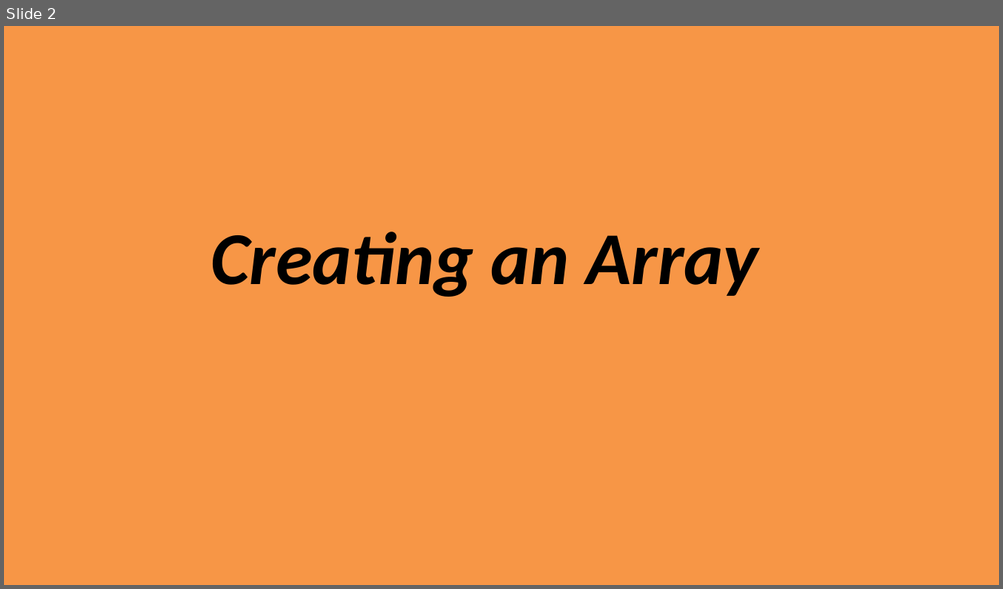
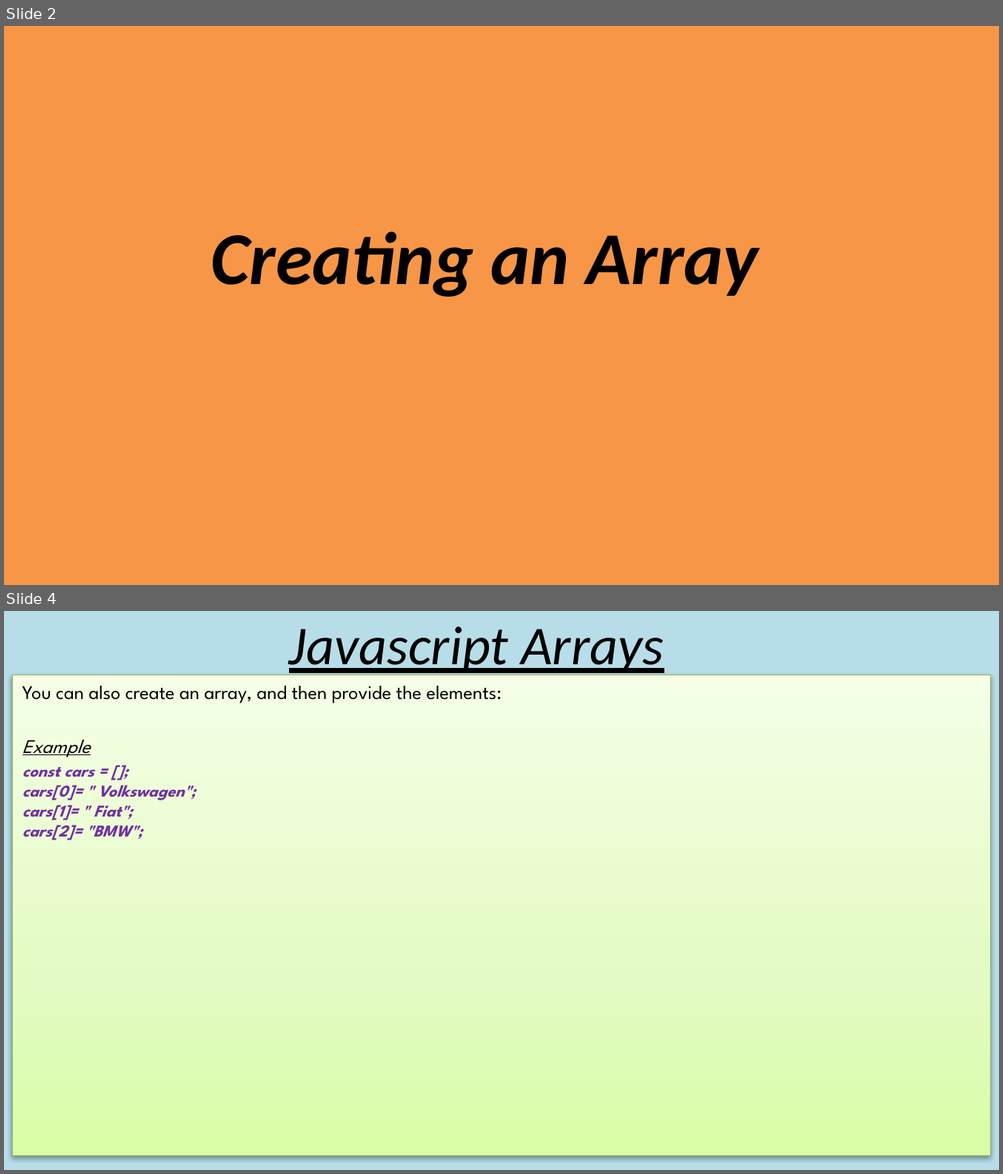
Before and after one commit to triple93r/Javascript_Arrays, a slide deck: JavascriptArrays.pptx. Shown one above the other, each under a label of ours: slide 2 before the commit, slides 2 and 4 after it; the slides between them are not shown. The pictures are 1003x589 and 1003x1174 pixels, drawn with LibreOffice and Linux fonts; fonts in the diff are those of the drawing. Boxes give left, top, right and bottom in pixels: in the first picture for what was removed or moved away, otherwise in the second. Text is boxed around its words. In the diff, an @@ line names an element or a change of style, - is before the commit and + after.

```diff
--- a/JavascriptArrays.pptx
+++ b/JavascriptArrays.pptx
@@ slide 4 added at [4,611,999,1170], background #B7DEE8 @@
@@ title added at [289,627,663,678], 39.6 pt, text #000000, italic, underline @@
+Javascript Arrays
@@ subtitle added at [12,675,990,1156], fill gradient #DAFDA7 to #E4FCC2 to #F5FFE7, outline #98B955 0.75 pt, 12 pt, text #7030A0, bold, italic @@
+You can also create an array, and then provide the elements:
+Example
+const cars = [];
+cars[0]= " Volkswagen";
+cars[1]= " Fiat";
+cars[2]= "BMW";
```
Also in this commit, not shown: 2 slides changed, 22 other slides added.
